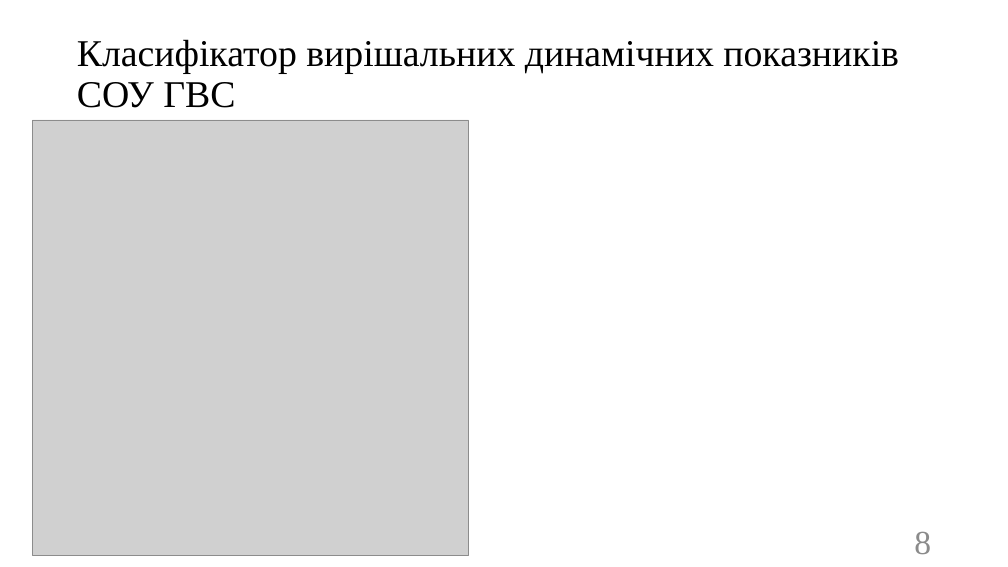
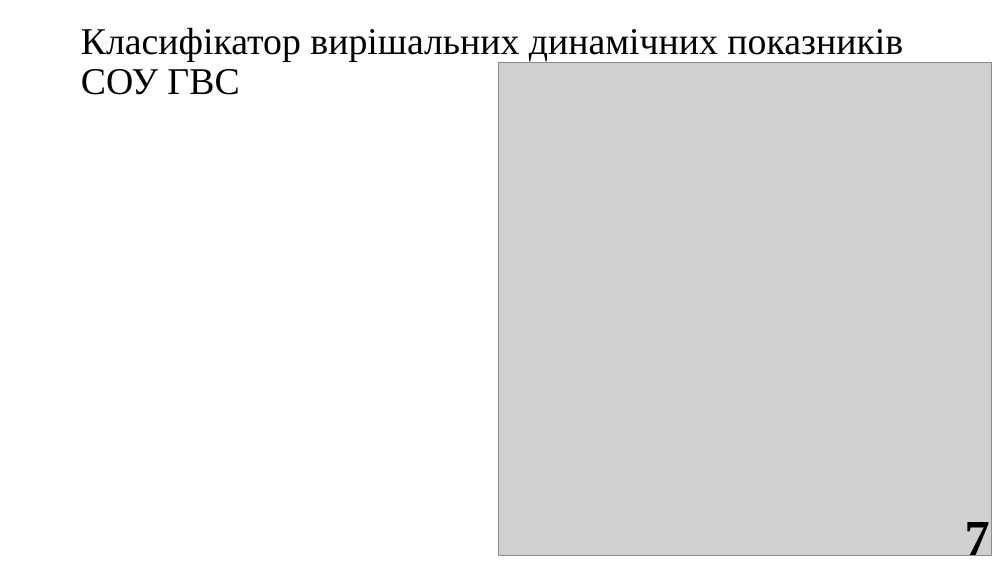
Before and after one commit to SPS-ik/diss, a slide deck: slide 7 of !pres.pptx (slide 8 before the commit). Drawn at 1008x567 pixels with LibreOffice and Linux fonts; fonts in the diff are those of the drawing; grey boxes stand for pictures. Boxes give left, top, right and bottom in pixels: in the first picture for what was removed or moved away, otherwise in the second. Text is boxed around its words. In the diff, an @@ line names an element or a change of style, - is before the commit and + after.

```diff
--- a/!pres.pptx
+++ b/!pres.pptx
@@ title "Класифікатор вирішальних динамічних показників СОУ ...": place and size @@
-title "Класифікатор вирішальних динамічних показників СОУ ..." at (77,39,899,108)
+title "Класифікатор вирішальних динамічних показників СОУ ..." at (81,27,903,95)
@@ picture: place and size @@
-picture at (33,120,468,556)
+picture at (498,62,992,556)
@@ page number removed at (914,532,931,554) @@
-8
@@ page number added at (965,522,990,566), 48 pt, text #000000, bold @@
+7
```
Also in this commit, not shown: 28 other slides changed, 1 slide added, 1 slide removed.
